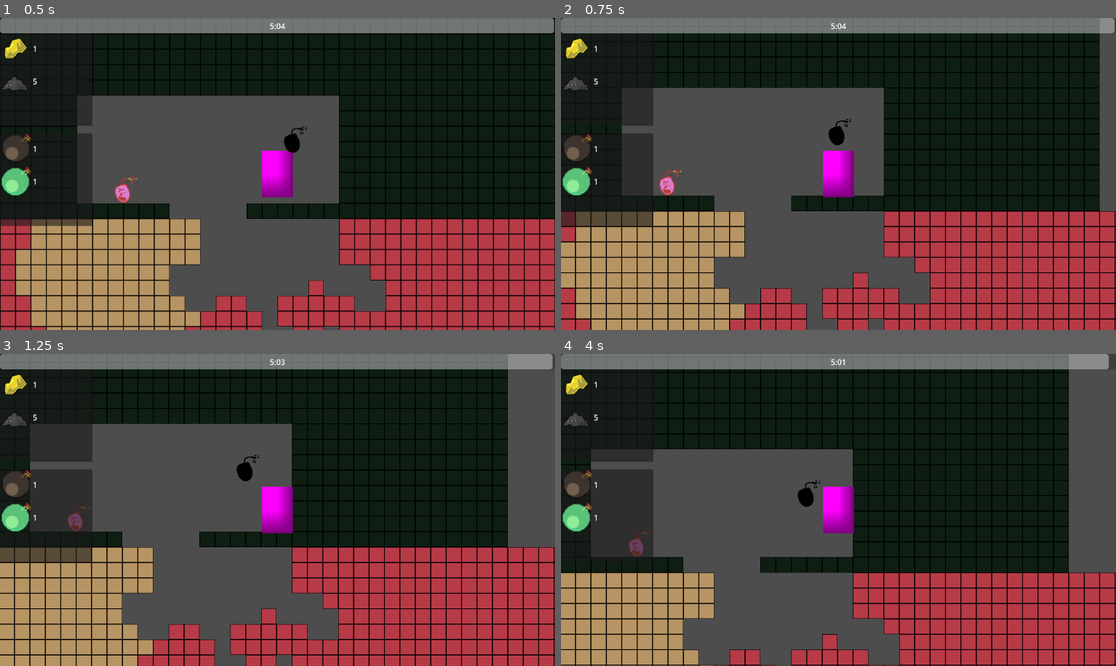
Above: before the commit, frames 1-4 (two rows, left to right).
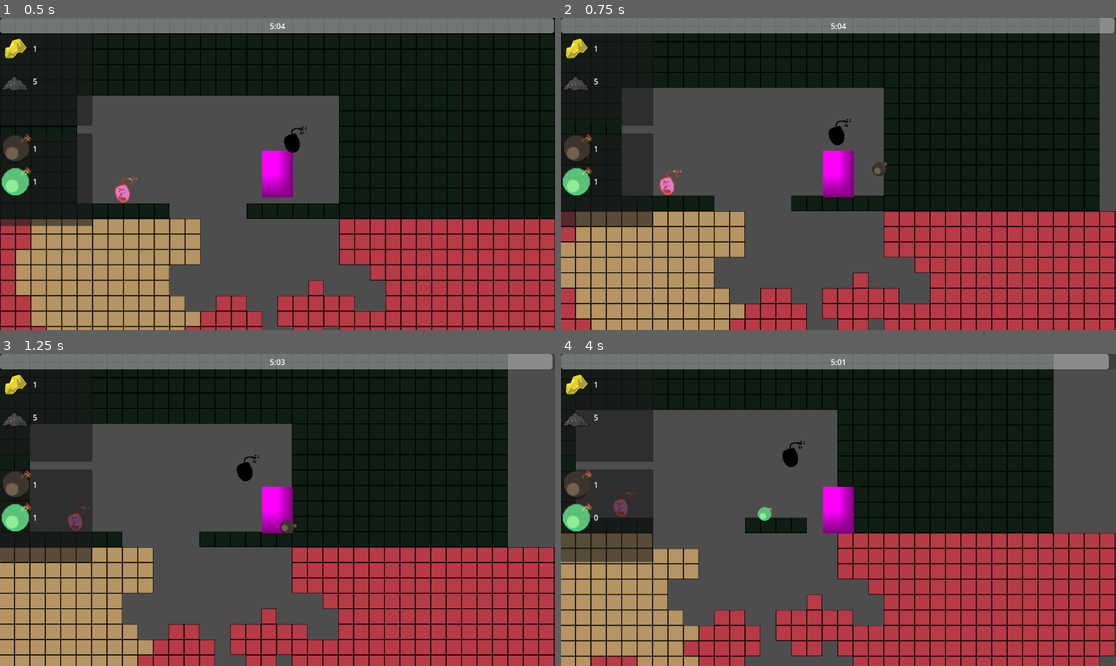
Above: after the commit, the same moments.

Repository: DevFTB/LD57
Game: Godot game, scene res://game.tscn
Same seed, same stepped clock (60 frames per second), same inputs: the game is played once before the commit and once after it.
Inputs (mouse positions are in pixels of both pictures, inside the frame that each line leads up to):
- Up to frame 1 (0.5 s): no input
- Up to frame 2 (0.75 s): move the mouse to (960, 158) at 0.52 s; hold D (move_right) from 0.53 s (still down); click (960, 158) at 0.6 s
- Up to frame 3 (1.25 s): keep holding D (move_right); tap W (jump) at 0.77 s
- Up to frame 4 (4 s): move the mouse to (727, 525) at 1.27 s; tap E (interact) at 1.35 s; tap W (jump) at 1.52, 3.02, 3.77 s; click (727, 525) at 1.55 s; move the mouse to (894, 441) at 2.02 s; release D (move_right) at 2.03 s; hold A (move_left) 2.03-2.78 s; tap 1 (select_bomb_1) at 2.1 s; click (894, 441) at 2.3 s; move the mouse to (810, 572) at 2.77 s; hold D (move_right) from 2.78 s (still down); tap 2 (select_bomb_2) at 2.85 s; click (810, 572) at 3.05 s; move the mouse to (1005, 556) at 3.52 s; tap 3 (select_bomb_3) at 3.6 s; click (1005, 556) at 3.8 s

Frame 1 is identical in both runs. In frame 2, less than 0.1% of the frame differs, in the area x 56-59%, y 46-51%; in frame 3, less than 0.1%; in frame 4, 31%, in the area x 0-100%, y 0-100%.
Error before the commit: Cannot call method 'sample_baked' on a null value. (res://entities/player/player.gd:65)

Commit message:
bugfixes

Diff:
--- a/game.tscn
+++ b/game.tscn
@@ -13,6 +13,11 @@
 [ext_resource type="PackedScene" uid="uid://jc5sht43d6gw" path="res://entities/enemies/enemy.tscn" id="5_vef74"]
 [ext_resource type="Script" uid="uid://cr0u8ykoigma" path="res://ui/bomb_timer/bomb_ui.gd" id="7_eow3j"]
 [ext_resource type="Resource" uid="uid://diae5nc080sux" path="res://entities/player/player_bomb_inventory.tres" id="8_mfdv2"]
+
+[sub_resource type="Curve" id="Curve_lc2xo"]
+_limits = [0.0, 1000.0, 0.0, 1.0]
+_data = [Vector2(0, 0), 0.0, 0.0, 0, 0, Vector2(1, 1000), 0.0, 0.0, 0, 0]
+point_count = 2
 
 [sub_resource type="NavigationPolygon" id="NavigationPolygon_vef74"]
 outlines = Array[PackedVector2Array]([PackedVector2Array(-629, -444, 704, -444, 699, 470, -633, 481, -641, -443)])
@@ -41,6 +46,7 @@
 [node name="Player" parent="World" groups=["player"] instance=ExtResource("1_80nbo")]
 position = Vector2(128, -3280)
 collision_mask = 7
+throw_force_curve = SubResource("Curve_lc2xo")
 available_bomb_types = Array[ExtResource("4_hve3p")]([null])
 max_speed = 200
 acceleration = 5000
Not shown: 1 places in game.tscn that only renumber resources
